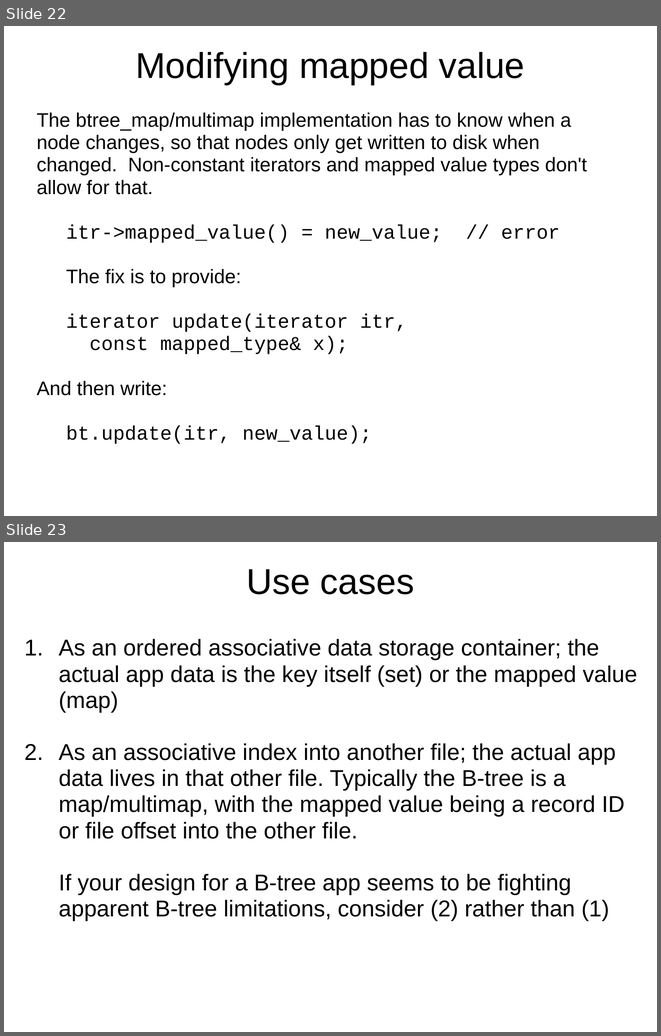
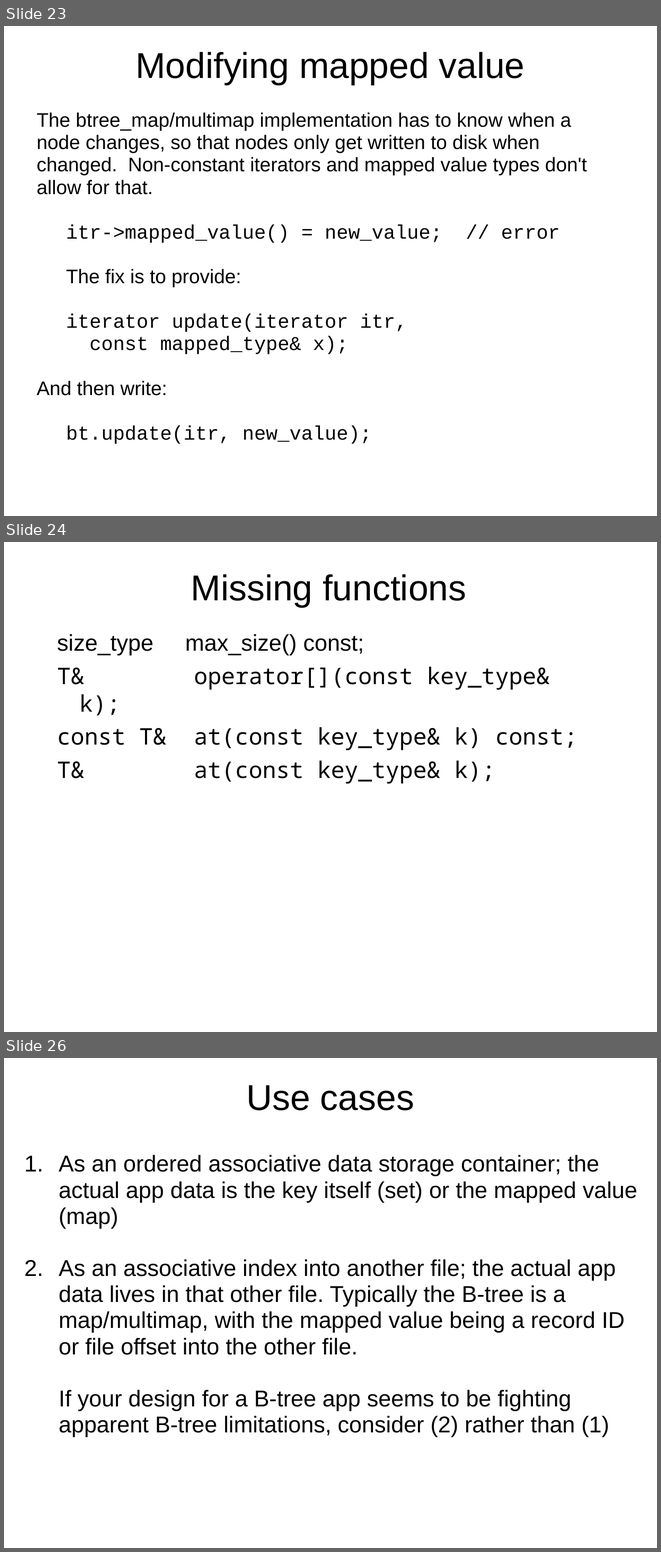
Before and after one commit to Beman/btree, a slide deck: libs/btree/doc/Proposed-B-tree-library.ppt. Shown one above the other, each under a label of ours: slides 22 and 23 before the commit, slides 23, 24 and 26 after it; the slides between them are not shown. The pictures are 661x1036 and 661x1552 pixels, drawn with LibreOffice and Linux fonts; fonts in the diff are those of the drawing; background and template pictures are left out. Boxes give left, top, right and bottom in pixels: in the first picture for what was removed or moved away, otherwise in the second. Text is boxed around its words. In the diff, an @@ line names an element or a change of style, - is before the commit and + after.

```diff
--- a/libs/btree/doc/Proposed-B-tree-library.ppt
+++ b/libs/btree/doc/Proposed-B-tree-library.ppt
@@ slide 24 added at [4,542,657,1032], background picture (left out) @@
@@ title added at [191,574,466,607], 44 pt, text #000000 @@
+Missing functions
@@ text added at [57,634,577,784], 28 pt, text #000000 @@
+size_type max_size() const;
+T& operator[](const key_type& k);
+const T& at(const key_type& k) const;
+T& at(const key_type& k);
@@ what was slide 22 is now slide 23 @@
@@ what was slide 23 is now slide 26 @@
```
Also in this commit, not shown: 2 slides changed, 3 other slides added, 1 slide removed, 6 other files.
